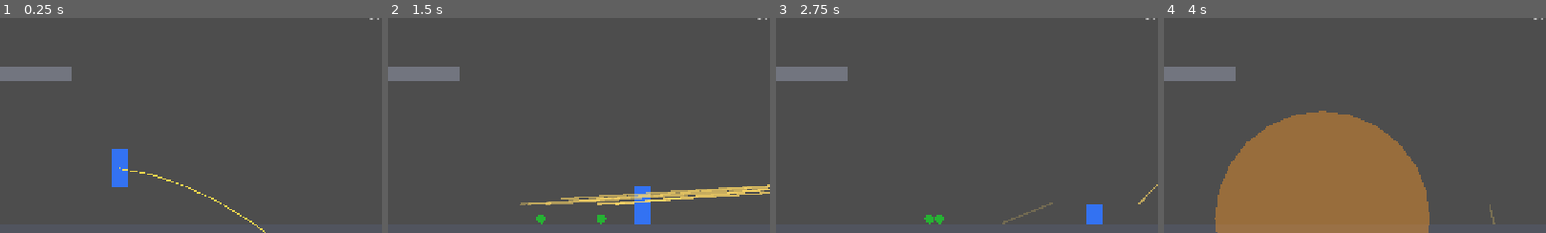
Above: before the commit, frames 1-4 (left to right).
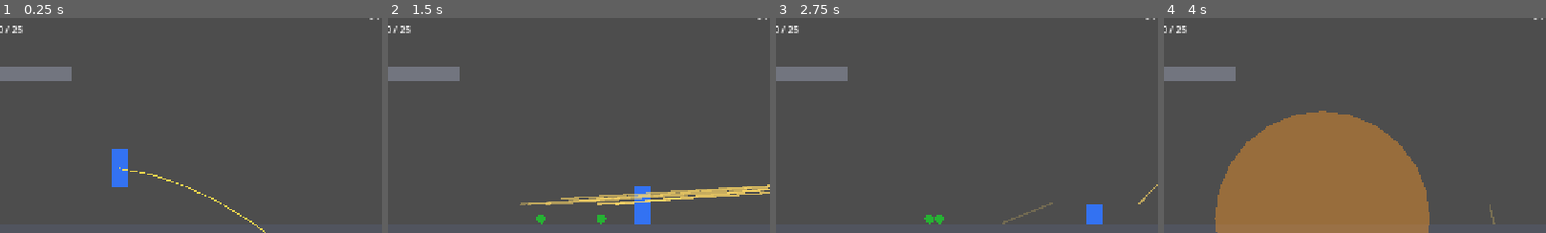
Above: after the commit, the same moments.

Repository: techafreshh/jetpack
Game: Godot game, scene res://scenes/match.tscn
The game is run twice, just before and just after one commit, with the same random seed, the same clock (stepped at 60 frames per second) and the same inputs. This scene is started directly instead of the project's main scene.
Inputs (mouse positions are % of the whole screen's width and height, from its top left):
- Up to frame 1 (0.25 s): no input
- Up to frame 2 (1.5 s): tap Enter at 0.5 s; move the mouse to (72, 45) at 0.52 s; press the mouse at (72, 45) at 0.53 s; hold D (move_right) from 0.53 s (still down); tap W at 0.77 s; tap G (throw_grenade) at 0.8, 1.35 s; move the mouse to (30, 55) at 1.27 s; release the mouse at (30, 55) at 1.28 s
- Up to frame 3 (2.75 s): tap W at 1.52 s; click (30, 55) at 1.55 s; move the mouse to (60, 28) at 2.02 s; release D (move_right) at 2.03 s; hold A (move_left) from 2.03 s (still down); hold S (crouch) from 2.03 s (still down); click (60, 28) at 2.17 s; tap G (throw_grenade) at 2.3 s
- Up to frame 4 (4 s): move the mouse to (45, 70) at 2.77 s; release A (move_left) at 2.78 s; release S (crouch) at 2.78 s; hold D (move_right) from 2.78 s (still down); click (45, 70) at 2.85 s; tap W at 3.02, 3.77 s; move the mouse to (80, 65) at 3.52 s; hold Space (fly) from 3.53 s (still down); click (80, 65) at 3.67 s; tap G (throw_grenade) at 3.8 s
The pictures show only the part of the screen within x 0-50%, y 8-58%; the shares and areas given below are measured in that part.

The runs differ from the first frame. In frame 1, 0.1% of the frame differs, in the area x 0-6%, y 3-8%; in frame 2, 0.1%; in frame 3, 0.1%; in frame 4, 0.1%.

Commit message:
[#14] Kill feed and live standings — KillFeed ring, Standings widget, HUD line
KillFeed (RefCounted, last-4 ring, push_kill/add_kill, feed_count/latest/get_entries/clear) plus Standings Control (score table with local highlight, You N / 25 HUD line, owned KillFeed, optional read-only manager poll). Seats standings.tscn (Rows/HudLine/Feed) in match.tscn. Headless proofs: test_feed (cap-4, substrings, eviction, guards) and test_standings (10/8/8/3 order, highlight, HUD regex, tscn + seating).

Diff:
--- a/jetpack/scenes/match.tscn
+++ b/jetpack/scenes/match.tscn
@@ -6,6 +6,7 @@
 [ext_resource type="PackedScene" path="res://scenes/pickup.tscn" id="4"]
 [ext_resource type="Script" path="res://scripts/match/match_manager.gd" id="5"]
 [ext_resource type="PackedScene" path="res://scenes/ui/hud.tscn" id="6"]
+[ext_resource type="PackedScene" path="res://scenes/ui/standings.tscn" id="7"]
 
 [node name="Match" type="Node2D"]
 script = ExtResource("1")
@@ -37,3 +38,5 @@
 script = ExtResource("5")
 
 [node name="hud" parent="." instance=ExtResource("6")]
+
+[node name="Standings" parent="." instance=ExtResource("7")]
--- /dev/null
+++ b/jetpack/scenes/ui/standings.tscn
@@ -0,0 +1,39 @@
+[gd_scene load_steps=2 format=3]
+
+[ext_resource type="Script" path="res://scripts/ui/standings.gd" id="1"]
+
+[node name="Standings" type="Control"]
+anchors_preset = 15
+anchor_right = 1.0
+anchor_bottom = 1.0
+grow_horizontal = 2
+grow_vertical = 2
+mouse_filter = 2
+script = ExtResource("1")
+
+[node name="Rows" type="VBoxContainer" parent="."]
+anchor_left = 1.0
+anchor_right = 1.0
+offset_left = -236.0
+offset_top = 72.0
+offset_right = -16.0
+offset_bottom = 320.0
+mouse_filter = 2
+
+[node name="HudLine" type="Label" parent="."]
+anchor_left = 0.5
+anchor_right = 0.5
+offset_left = -60.0
+offset_top = 64.0
+offset_right = 60.0
+offset_bottom = 88.0
+mouse_filter = 2
+text = "You 0 / 25"
+horizontal_alignment = 1
+
+[node name="Feed" type="VBoxContainer" parent="."]
+offset_left = 16.0
+offset_top = 72.0
+offset_right = 336.0
+offset_bottom = 200.0
+mouse_filter = 2
--- /dev/null
+++ b/jetpack/scripts/ui/feed.gd
@@ -0,0 +1,64 @@
+class_name KillFeed
+extends RefCounted
+## Last-4 kill attribution ring buffer: killer-victim-weapon events with no
+## tree access. Pure-logic home mirroring the Health/Spawner shape; the
+## Standings widget owns one and renders it. Newest entries evict the oldest
+## past MAX_FEED; probes drive this headlessly via push_kill/add_kill plus
+## the feed_count/latest/get_entries readers.
+
+const MAX_FEED := 4
+
+## Probe-readable count of retained events; mirrors match.gd last_hp style.
+var feed_count := 0
+
+## Newest-last ring; get_entries exposes it newest-first as duplicates.
+var _entries: Array[Dictionary] = []
+
+
+func push_kill(killer: String, victim: String, weapon: String = "") -> void:
+	var k := killer.strip_edges()
+	var v := victim.strip_edges()
+	var w := weapon.strip_edges()
+	if k == "" and v == "" and w == "":
+		return
+	var shown_k := k if k != "" else "The arena"
+	_entries.append({
+		"killer": k,
+		"victim": v,
+		"weapon": w,
+		"text": "%s killed %s with %s" % [shown_k, v, w],
+	})
+	while _entries.size() > MAX_FEED:
+		_entries.pop_front()
+	feed_count = _entries.size()
+
+
+func add_kill(killer: String, victim: String, weapon: String = "") -> void:
+	push_kill(killer, victim, weapon)
+
+
+## Newest entry as a duplicate; empty dict when the feed is empty.
+func latest() -> Dictionary:
+	if _entries.is_empty():
+		return {}
+	return (_entries.back() as Dictionary).duplicate()
+
+
+## Newest entry text; "" when the feed is empty.
+func latest_text() -> String:
+	if _entries.is_empty():
+		return ""
+	return str((_entries.back() as Dictionary)["text"])
+
+
+## Retained entries newest-first as duplicates; callers cannot mutate the ring.
+func get_entries() -> Array:
+	var out: Array = []
+	for i in range(_entries.size() - 1, -1, -1):
+		out.append((_entries[i] as Dictionary).duplicate())
+	return out
+
+
+func clear() -> void:
+	_entries.clear()
+	feed_count = 0
--- /dev/null
+++ b/jetpack/scripts/ui/standings.gd
@@ -0,0 +1,274 @@
+class_name Standings
+extends Control
+## Live 8-combatant FFA table plus the last-4 kill feed and the `You N / 25`
+## HUD standings line. Thin tree widget over a plain score dictionary (the
+## Scoreboard self-kill rule: own-goal deaths never score) owning one
+## KillFeed. Score target loads from match.cfg over compiled defaults via the
+## soldier guarded-cast idiom; every node access is get_node_or_null guarded
+## so a bare Standings.new() never errors. Optional manager polling is
+## read-only duck-typing (get_standings/score_for/target_score): no manager
+## means the static table stands. Crash-free with no Rows/HudLine/Feed.
+
+const CONFIG_PATH := "res://resources/config/match.cfg"
+const TARGET_DEFAULT := 25
+const LOCAL_DEFAULT := "You"
+
+var local_id := LOCAL_DEFAULT
+var target_score := TARGET_DEFAULT
+var feed: KillFeed
+## Probe-readable feed size; delegates to the owned KillFeed.
+var feed_count: int:
+	get:
+		_ensure_feed()
+		return feed.feed_count
+
+var _table: Dictionary = {}
+
+
+func _init() -> void:
+	_ensure_feed()
+
+
+func _ready() -> void:
+	_load_config()
+	_ensure_feed()
+	_refresh()
+
+
+func _physics_process(_delta: float) -> void:
+	var mgr := _find_manager()
+	if mgr != null:
+		_poll_manager(mgr)
+	_refresh()
+
+
+func set_scores(scores: Dictionary, local: String = "") -> void:
+	if local != "":
+		local_id = local.strip_edges() if local.strip_edges() != "" else local_id
+	_table.clear()
+	for pid in scores:
+		var name := str(pid).strip_edges()
+		if name == "":
+			continue
+		_table[name] = _coerce_row(scores[pid])
+	_refresh()
+
+
+func set_entry(participant: String, score: int, kills: int = 0, deaths: int = 0) -> void:
+	var pid := participant.strip_edges()
+	if pid == "":
+		return
+	_table[pid] = {"score": score, "kills": kills, "deaths": deaths}
+	_refresh()
+
+
+func set_local_id(id: String) -> void:
+	var pid := id.strip_edges()
+	if pid == "":
+		return
+	local_id = pid
+	_refresh()
+
+
+func clear() -> void:
+	_table.clear()
+	_ensure_feed()
+	feed.clear()
+	_refresh()
+
+
+func push_kill(killer: String, victim: String, weapon: String = "") -> void:
+	_ensure_feed()
+	feed.push_kill(killer, victim, weapon)
+	var k := killer.strip_edges()
+	var v := victim.strip_edges()
+	if v != "" and not _table.has(v):
+		_table[v] = {"score": 0, "kills": 0, "deaths": 0}
+	if k != "" and k != v and not _table.has(k):
+		_table[k] = {"score": 0, "kills": 0, "deaths": 0}
+	if k != "" and k != v and _table.has(k):
+		var kr: Dictionary = _table[k]
+		kr["kills"] = int(kr["kills"]) + 1
+		kr["score"] = int(kr["score"]) + 1
+	if v != "" and _table.has(v):
+		var vr: Dictionary = _table[v]
+		vr["deaths"] = int(vr["deaths"]) + 1
+	_refresh()
+
+
+## Rows sorted by score desc, name asc on ties; local row has highlight true.
+func get_rows() -> Array:
+	var ids: Array = _table.keys()
+	ids.sort_custom(func(a: String, b: String) -> bool:
+		var sa := int((_table[a] as Dictionary)["score"])
+		var sb := int((_table[b] as Dictionary)["score"])
+		if sa != sb:
+			return sa > sb
+		return a < b)
+	var out: Array = []
+	for pid in ids:
+		var r: Dictionary = (_table[pid] as Dictionary).duplicate()
+		r["name"] = str(pid)
+		r["highlight"] = str(pid) == local_id
+		out.append(r)
+	return out
+
+
+func row_for(participant: String) -> Dictionary:
+	var pid := participant.strip_edges()
+	if _table.has(pid):
+		var r: Dictionary = (_table[pid] as Dictionary).duplicate()
+		r["name"] = pid
+		r["highlight"] = pid == local_id
+		return r
+	return {"name": pid, "score": 0, "kills": 0, "deaths": 0, "highlight": pid == local_id}
+
+
+func score_for(participant: String) -> int:
+	return int(row_for(participant)["score"])
+
+
+func kills_for(participant: String) -> int:
+	return int(row_for(participant)["kills"])
+
+
+func deaths_for(participant: String) -> int:
+	return int(row_for(participant)["deaths"])
+
+
+## Exactly "You N / 25": no rank suffix, so the HudLine and the regex agree.
+func hud_standings_string() -> String:
+	return "%s %d / %d" % [local_id, score_for(local_id), target_score]
+
+
+func _refresh() -> void:
+	var line := get_node_or_null("HudLine") as Label
+	if line != null:
+		line.text = hud_standings_string()
+	var rows := get_node_or_null("Rows")
+	if rows != null and rows is Container:
+		for child in (rows as Node).get_children():
+			(rows as Node).remove_child(child)
+			child.queue_free()
+		for row in get_rows():
+			var label := Label.new()
+			label.mouse_filter = Control.MOUSE_FILTER_IGNORE
+			label.text = "%s  %d" % [str(row["name"]), int(row["score"])]
+			if bool(row["highlight"]):
+				label.modulate = Color(1.0, 0.85, 0.25)
+			(rows as Node).add_child(label)
+	var feed_box := get_node_or_null("Feed")
+	if feed_box != null and feed_box is Container:
+		_ensure_feed()
+		for child in (feed_box as Node).get_children():
+			(feed_box as Node).remove_child(child)
+			child.queue_free()
+		for entry in feed.get_entries():
+			var label := Label.new()
+			label.mouse_filter = Control.MOUSE_FILTER_IGNORE
+			label.text = str((entry as Dictionary)["text"])
+			(feed_box as Node).add_child(label)
+
+
+func _find_manager() -> Node:
+	var parent := get_parent()
+	if parent == null:
+		return null
+	if parent.get("time_left") != null:
+		return parent
+	for child in parent.get_children():
+		if child == self:
+			continue
+		if not (child is Node):
+			continue
+		var n := child as Node
+		if n.get("time_left") != null:
+			return n
+		if n.has_method("get_standings") or n.has_method("score_for"):
+			return n
+	return null
+
+
+## Read-only poll: refreshes the table from the manager without writing it.
+func _poll_manager(mgr: Node) -> void:
+	if not is_instance_valid(mgr):
+		return
+	var raw_target: Variant = mgr.get("target_score")
+	if raw_target != null and int(raw_target) > 0:
+		target_score = int(raw_target)
+	var ids: Array = []
+	if mgr.has_method("get_standings"):
+		var raw: Variant = mgr.call("get_standings")
+		if raw is Array:
+			ids = raw
+	if ids.is_empty() and mgr.has_method("score_for"):
+		return
+	for pid in ids:
+		var name := str(pid)
+		var score := 0
+		var kills := 0
+		var deaths := 0
+		if mgr.has_method("score_for"):
+			score = int(mgr.call("score_for", name))
+			kills = score
+		if mgr.has_method("kills_for"):
+			kills = int(mgr.call("kills_for", name))
+		var entry: Variant = null
+		if mgr.has_method("entry"):
+			entry = mgr.call("entry", name)
+		if entry is Dictionary:
+			kills = int((entry as Dictionary).get("kills", kills))
+			deaths = int((entry as Dictionary).get("deaths", deaths))
+			score = int((entry as Dictionary).get("score", score))
+		_table[name] = {"score": score, "kills": kills, "deaths": deaths}
+
+
+func _ensure_feed() -> void:
+	if feed == null:
+		feed = KillFeed.new()
+
+
+func _coerce_row(raw: Variant) -> Dictionary:
+	if raw is int:
+		return {"score": raw, "kills": raw, "deaths": 0}
+	if raw is float:
+		return {"score": int(raw), "kills": int(raw), "deaths": 0}
+	if raw is Dictionary:
+		return {
+			"score": int((raw as Dictionary).get("score", 0)),
+			"kills": int((raw as Dictionary).get("kills", (raw as Dictionary).get("score", 0))),
+			"deaths": int((raw as Dictionary).get("deaths", 0)),
+		}
+	return {"score": 0, "kills": 0, "deaths": 0}
+
+
+func _load_config(path: String = CONFIG_PATH) -> void:
+	var cfg := ConfigFile.new()
+	if cfg.load(path) != OK:
+		push_warning("standings: missing %s, using compiled defaults" % CONFIG_PATH)
+		return
+	target_score = _cfg_int(cfg, "match", "target_score", target_score)
+	if target_score < 1:
+		push_warning("standings: invalid match/target_score, keeping default")
+		target_score = TARGET_DEFAULT
+
+
+static func _cfg_float(cfg: ConfigFile, section: String, key: String, fallback: float) -> float:
+	var raw: Variant = cfg.get_value(section, key, fallback)
+	if raw is float:
+		if is_finite(raw):
+			return raw
+		push_warning("standings: invalid %s/%s, keeping default" % [section, key])
+		return fallback
+	if raw is int:
+		return float(raw)
+	push_warning("standings: invalid %s/%s, keeping default" % [section, key])
+	return fallback
+
+
+static func _cfg_int(cfg: ConfigFile, section: String, key: String, fallback: int) -> int:
+	var raw: Variant = cfg.get_value(section, key, fallback)
+	if raw is int:
+		return raw
+	push_warning("standings: invalid %s/%s, keeping default" % [section, key])
+	return fallback
--- /dev/null
+++ b/jetpack/tests/test_feed.gd
@@ -0,0 +1,82 @@
+extends SceneTree
+## Headless behavior proof for the KillFeed last-4 ring: 5-kill cap at 4,
+## newest-evicts-oldest, latest killer/victim/weapon substrings, empty-push
+## ignore, add_kill alias parity, and clear.
+## Run: godot --headless --path jetpack --script res://tests/test_feed.gd
+
+var passed := 0
+var failed := 0
+
+
+func _initialize() -> void:
+	await run_tests()
+	print("Results: %d passed, %d failed" % [passed, failed])
+	quit(1 if failed > 0 else 0)
+
+
+func check(cond: bool, label: String) -> void:
+	if cond:
+		passed += 1
+	else:
+		failed += 1
+		push_error("FAIL " + label)
+
+
+func check_close(actual: float, expected: float, tol: float, label: String) -> void:
+	check(absf(actual - expected) <= tol, "%s (expected ~%f, got %f)" % [label, expected, actual])
+
+
+func wait_physics(n: int) -> void:
+	for i in n:
+		await physics_frame
+
+
+func run_tests() -> void:
+	await process_frame
+
+	# (a) Five pushes cap the feed at four.
+	var feed := KillFeed.new()
+	check(feed != null, "KillFeed.new constructs")
+	check(int(feed.get("feed_count")) == 0, "fresh feed_count is 0")
+	check(str(feed.latest_text()) == "", "fresh latest_text is empty")
+	check((feed.latest() as Dictionary).is_empty(), "fresh latest is empty dict")
+	check((feed.get_entries() as Array).is_empty(), "fresh get_entries is empty")
+	for i in 5:
+		feed.push_kill("A%d" % i, "B%d" % i, "Scatter")
+	check(int(feed.get("feed_count")) == 4, "feed_count caps at 4 after 5 pushes (got %d)" % int(feed.get("feed_count")))
+	check(feed.feed_count == 4, "feed_count property reads 4")
+
+	# (b) Latest entry carries killer, victim, and weapon substrings.
+	var top := feed.latest() as Dictionary
+	check(str(top["killer"]).contains("A4"), "latest killer holds A4 (got %s)" % str(top["killer"]))
+	check(str(top["victim"]).contains("B4"), "latest victim holds B4 (got %s)" % str(top["victim"]))
+	check(str(top["weapon"]).contains("Scatter"), "latest weapon holds Scatter (got %s)" % str(top["weapon"]))
+	var text := feed.latest_text()
+	check(text.contains("A4"), "latest_text holds A4 (got %s)" % text)
+	check(text.contains("B4"), "latest_text holds B4 (got %s)" % text)
+	check(text.contains("Scatter"), "latest_text holds Scatter (got %s)" % text)
+
+	# (c) Oldest evicted; newest-first order holds.
+	var entries := feed.get_entries() as Array
+	check(entries.size() == 4, "get_entries holds 4 (got %d)" % entries.size())
+	var killers := ""
+	for e in entries:
+		killers += str((e as Dictionary)["killer"]) + ","
+	check(not killers.contains("A0"), "oldest A0 evicted (got %s)" % killers)
+	check(str((entries[0] as Dictionary)["killer"]) == "A4", "entries[0] is newest A4")
+	check(str((entries[3] as Dictionary)["killer"]) == "A1", "entries[3] is oldest retained A1")
+
+	# (d) Guards: all-empty push ignored, arena fallback, alias parity, clear.
+	var before := feed.feed_count
+	feed.push_kill("", "", "")
+	check(feed.feed_count == before, "all-empty push ignored")
+	feed.push_kill("", "B9", "Scatter")
+	check(feed.latest_text().contains("The arena"), "empty killer renders as The arena (got %s)" % feed.latest_text())
+	var alias := KillFeed.new()
+	alias.add_kill("X", "Y", "Ranger")
+	check(alias.feed_count == 1, "add_kill pushes one event")
+	check(alias.latest_text().contains("X") and alias.latest_text().contains("Y"), "add_kill matches push_kill text")
+	feed.clear()
+	check(feed.feed_count == 0, "clear zeroes feed_count")
+	check(str(feed.latest_text()) == "", "clear empties latest_text")
+	check((feed.get_entries() as Array).is_empty(), "clear empties get_entries")
--- /dev/null
+++ b/jetpack/tests/test_standings.gd
@@ -0,0 +1,105 @@
+extends SceneTree
+## Headless behavior proof for Standings: 10/8/8/3 sort order with the local
+## highlight, the `You N / 25` HUD regex, tscn structure, feed delegation
+## capped at 4, and match.tscn seating.
+## Run: godot --headless --path jetpack --script res://tests/test_standings.gd
+
+var passed := 0
+var failed := 0
+
+
+func _initialize() -> void:
+	await run_tests()
+	print("Results: %d passed, %d failed" % [passed, failed])
+	quit(1 if failed > 0 else 0)
+
+
+func check(cond: bool, label: String) -> void:
+	if cond:
+		passed += 1
+	else:
+		failed += 1
+		push_error("FAIL " + label)
+
+
+func check_close(actual: float, expected: float, tol: float, label: String) -> void:
+	check(absf(actual - expected) <= tol, "%s (expected ~%f, got %f)" % [label, expected, actual])
+
+
+func wait_physics(n: int) -> void:
+	for i in n:
+		await physics_frame
+
+
+func run_tests() -> void:
+	await process_frame
+
+	# (a) Standings sort 10/8/8/3 with the local row highlighted.
+	var table := Standings.new()
+	check(table != null, "Standings.new constructs")
+	table.set_scores({"You": 10, "bot_1": 8, "bot_2": 8, "bot_3": 3})
+	var rows := table.get_rows() as Array
+	var scores: Array = []
+	for r in rows:
+		scores.append(int((r as Dictionary)["score"]))
+	check(scores == [10, 8, 8, 3], "rows sort 10,8,8,3 (got %s)" % str(scores))
+	check(str((rows[0] as Dictionary)["name"]) == "You", "leader row is You")
+	var you := table.row_for("You") as Dictionary
+	check(bool(you["highlight"]), "local row highlight is true")
+	for r in rows:
+		if str((r as Dictionary)["name"]) != "You":
+			check(not bool((r as Dictionary)["highlight"]), "non-local row has no highlight (%s)" % str((r as Dictionary)["name"]))
+
+	# (b) HUD standings line matches `You \d+ / 25`.
+	var hud_line := table.hud_standings_string()
+	check(hud_line == "You 10 / 25", "hud line is You 10 / 25 (got %s)" % hud_line)
+	var re := RegEx.new()
+	check(re.compile("You \\d+ / 25") == OK, "HUD regex compiles")
+	check(re.search(hud_line) != null, "hud line matches You \\d+ / 25 (got %s)" % hud_line)
+
+	# (c) standings.tscn structure: root name plus Rows/HudLine/Feed.
+	var packed := load("res://scenes/ui/standings.tscn") as PackedScene
+	check(packed != null, "standings.tscn loads as PackedScene")
+	if packed == null:
+		return
+	var widget := packed.instantiate() as Control
+	check(widget != null, "standings.tscn instantiates Control")
+	if widget == null:
+		return
+	check(widget.name == "Standings", "standings root is named Standings (got %s)" % widget.name)
+	root.add_child(widget)
+	await process_frame
+	await process_frame
+	check(widget.get_node_or_null("Rows") != null, "standings exposes Rows")
+	check(widget.get_node_or_null("HudLine") != null, "standings exposes HudLine")
+	check(widget.get_node_or_null("Feed") != null, "standings exposes Feed")
+	var seeded := widget.get_node_or_null("HudLine") as Label
+	check(seeded != null and seeded.text == "You 0 / 25", "seeded HudLine reads You 0 / 25 (got %s)" % (seeded.text if seeded != null else "<null>"))
+
+	# (d) Widget push_kill delegates to the feed and caps at 4.
+	for i in 5:
+		widget.push_kill("A%d" % i, "B%d" % i, "Scatter")
+	check(int(widget.get("feed_count")) == 4, "widget feed_count caps at 4 (got %d)" % int(widget.get("feed_count")))
+	var wrows := widget.get_rows() as Array
+	check(wrows.size() >= 5, "push_kill seeds fresh ids (got %d rows)" % wrows.size())
+	widget.queue_free()
+	await process_frame
+
+	# (e) match.tscn seats the Standings child beside hud.
+	var match_packed := load("res://scenes/match.tscn") as PackedScene
+	check(match_packed != null, "match.tscn loads as PackedScene")
+	if match_packed == null:
+		return
+	var host := match_packed.instantiate() as Node2D
+	check(host != null, "match.tscn instantiates Node2D")
+	if host == null:
+		return
+	root.add_child(host)
+	await process_frame
+	await process_frame
+	await wait_physics(5)
+	check(host.get_node_or_null("Standings") != null, "match seats Standings child")
+	check(host.get_node_or_null("hud") != null, "match still seats hud")
+	table.queue_free()
+	host.queue_free()
+	await process_frame
Not shown: 1 places in jetpack/scenes/match.tscn that only renumber resources
Not shown, added: jetpack/scripts/ui/feed.gd.uid
Not shown, added: jetpack/scripts/ui/standings.gd.uid
Not shown, added: jetpack/tests/test_feed.gd.uid
Not shown, added: jetpack/tests/test_standings.gd.uid
